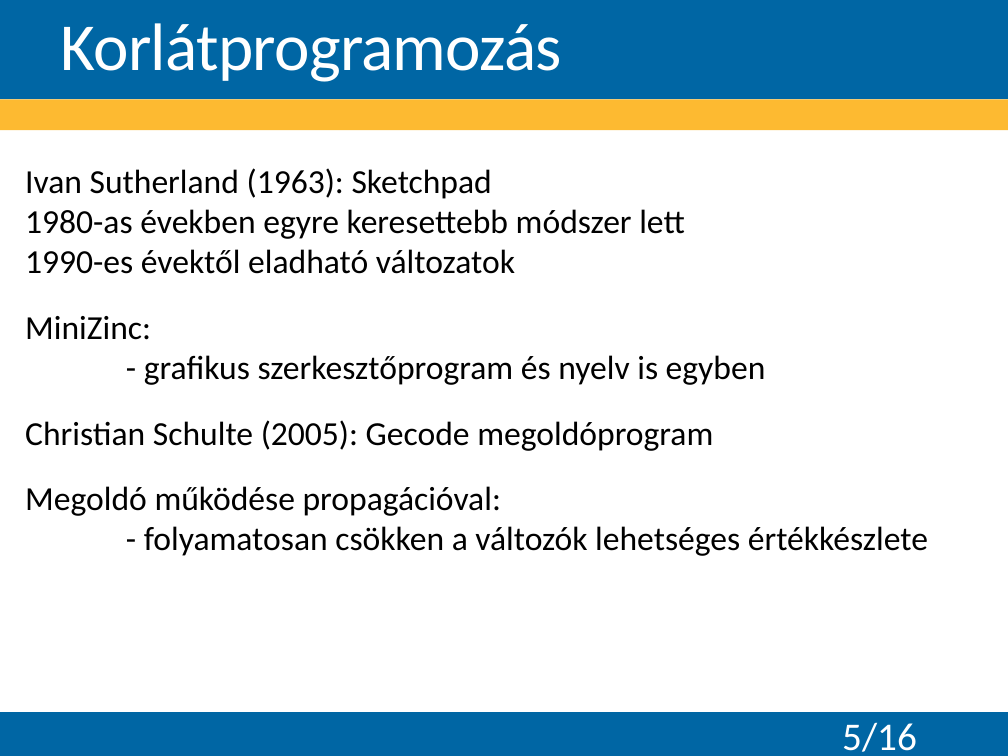
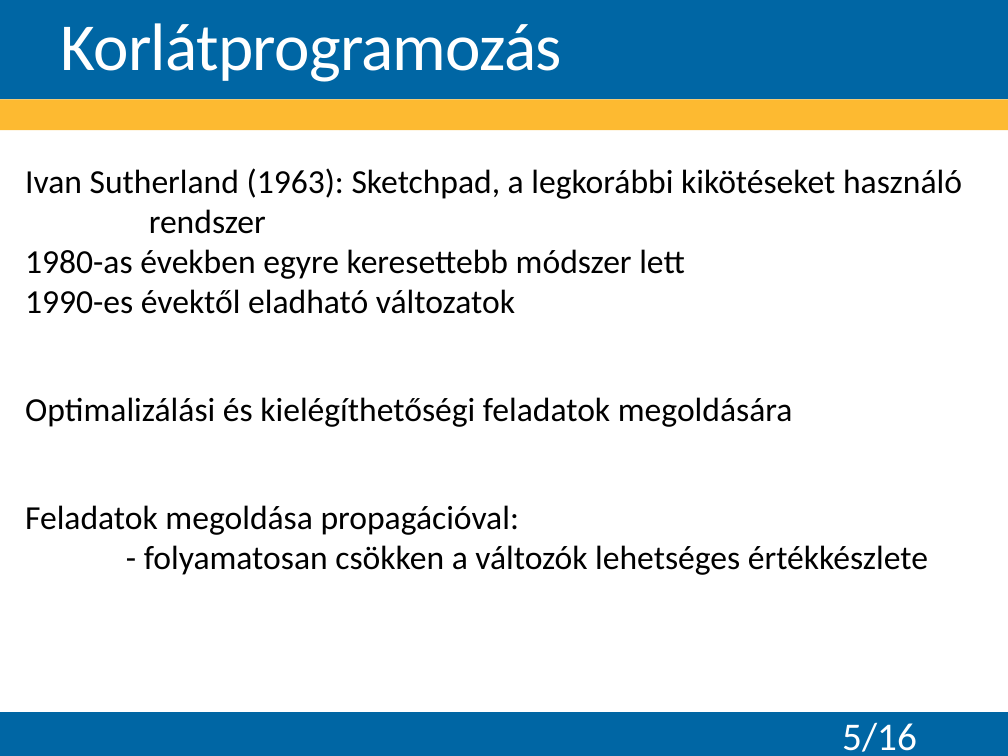
Before and after one commit to Teaching-projects/SZE-Peku221b, a slide deck: slide 5 of CP_Dolgozat/Előadás/Logikai feladványok megoldása korlátprogramozással.pptx. Drawn at 1008x756 pixels with LibreOffice and Linux fonts; fonts in the diff are those of the drawing; background and template pictures are left out. Boxes give left, top, right and bottom in pixels: in the first picture for what was removed or moved away, otherwise in the second. Text is boxed around its words. In the diff, an @@ line names an element or a change of style, - is before the commit and + after.

Commit message:
kibővített változat

```diff
--- a/CP_Dolgozat/Előadás/Logikai feladványok megoldása korlátprogramozással.pptx
+++ b/CP_Dolgozat/Előadás/Logikai feladványok megoldása korlátprogramozással.pptx
@@ text at box(25, 168, 962, 234): text changed @@
-Ivan Sutherland (1963): Sketchpad
+Ivan Sutherland (1963): Sketchpad, a legkorábbi kikötéseket használó rendszer
@@ text at box(25, 289, 515, 314): more space between paragraphs @@
@@ text at box(25, 397, 793, 535): text changed @@
-MiniZinc:
-- grafikus szerkesztőprogram és nyelv is egyben
-Christian Schulte (2005): Gecode megoldóprogram
-Megoldó működése propagációval:
+Optimalizálási és kielégíthetőségi feladatok megoldására
+Feladatok megoldása propagációval:
```
Also in this commit, not shown: 3 other slides changed.
